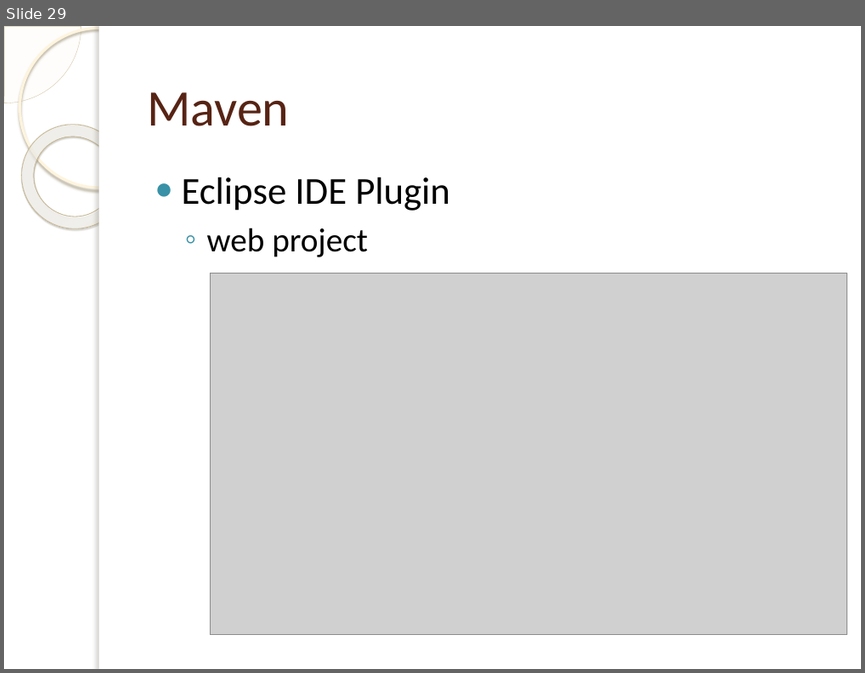
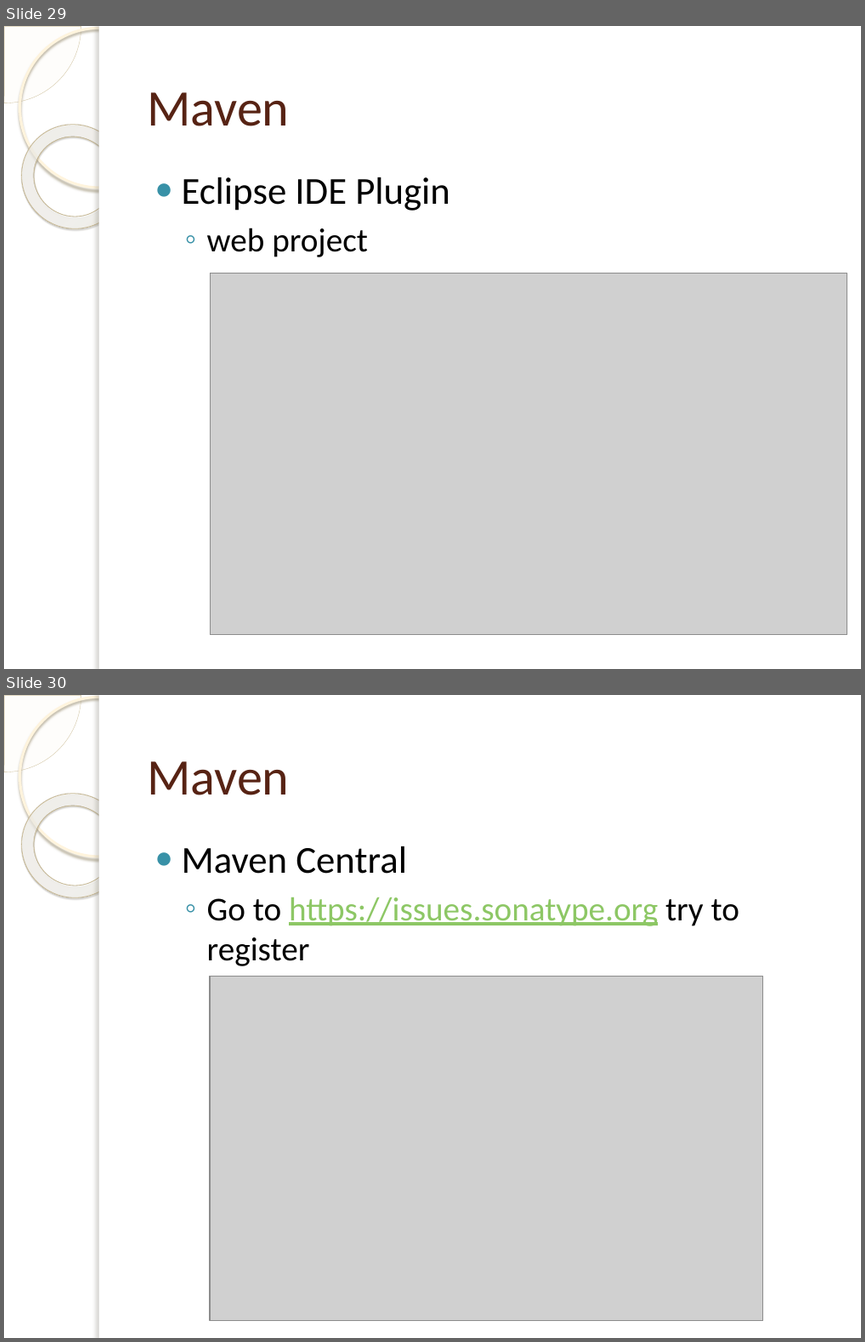
Before and after one commit to tassun/train-maven, a slide deck: Introduction to Maven.pptx. Shown one above the other, each under a label of ours: slide 29 before the commit, slides 29 and 30 after it. The pictures are 865x673 and 865x1342 pixels, drawn with LibreOffice and Linux fonts; fonts in the diff are those of the drawing; grey boxes stand for pictures; background and template pictures are left out. Boxes give left, top, right and bottom in pixels: in the first picture for what was removed or moved away, otherwise in the second. Text is boxed around its words. In the diff, an @@ line names an element or a change of style, - is before the commit and + after.

```diff
--- a/Introduction to Maven.pptx
+++ b/Introduction to Maven.pptx
@@ slide 30 added at (x1=4, y1=695, x2=861, y2=1338), background picture (left out); not listed: 5 template elements that a slide beside it also shows @@
@@ title added at (x1=147, y1=761, x2=289, y2=795), 43 pt, text #572314 @@
+Maven
@@ text added at (x1=182, y1=846, x2=739, y2=966), 28 pt, text #000000 @@
+● Maven Central
+  ◦ Go to https://issues.sonatype.org try to register
@@ picture added at (x1=210, y1=976, x2=763, y2=1321) @@
```
Also in this commit, not shown: 2 slides changed, 18 other slides added, 1 other file.
